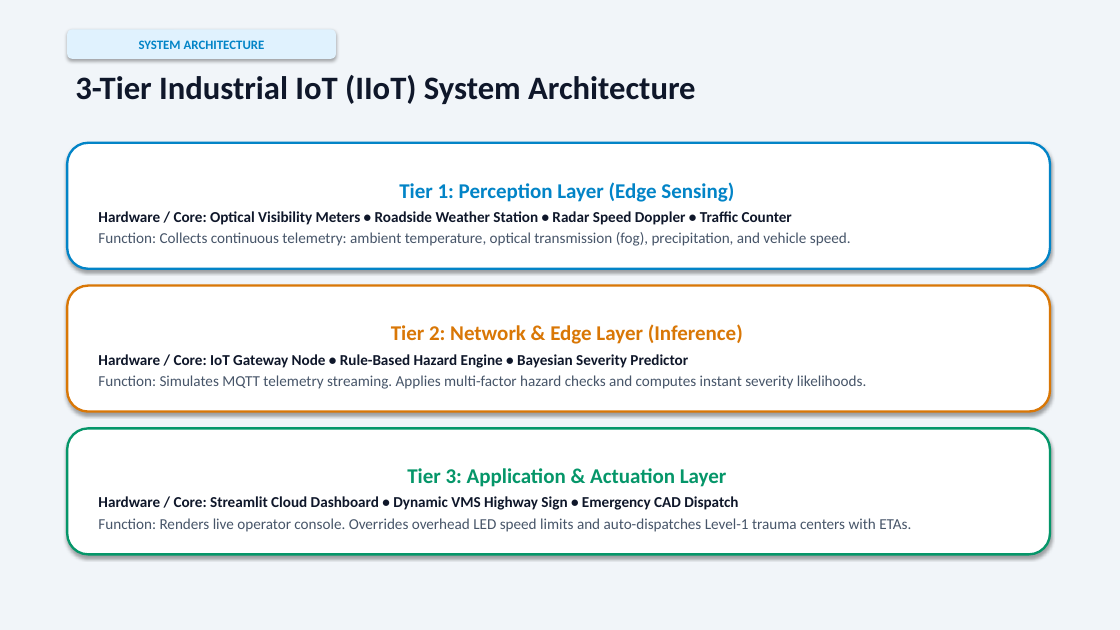
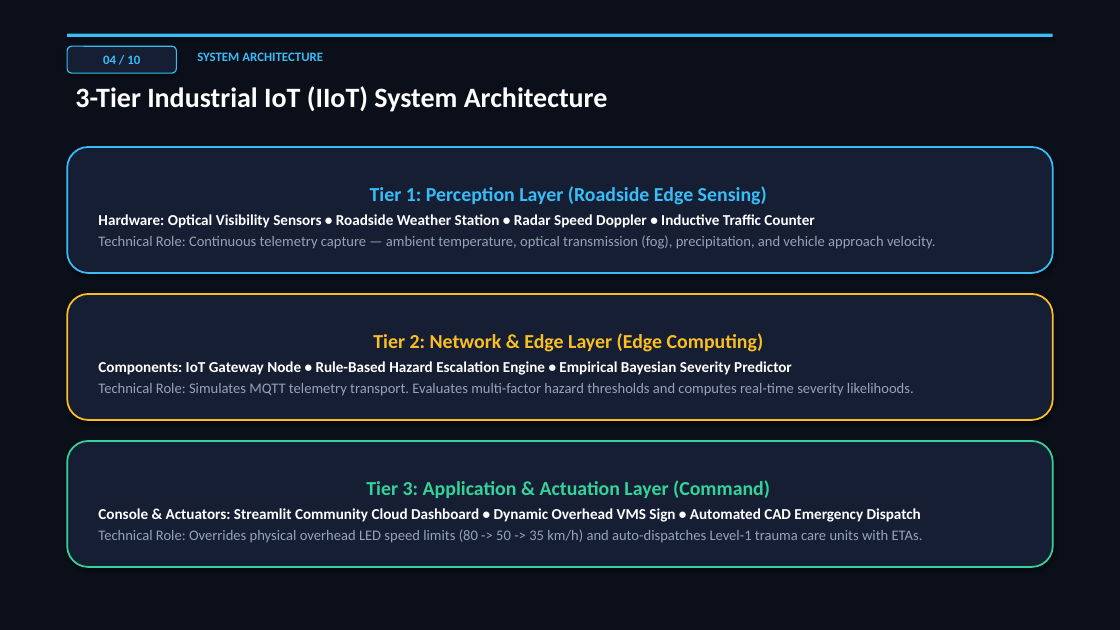
Before and after one commit to igris-bit/Road-Accident-Pattern-Analysis, a slide deck: slide 4 of docs/presentation/Road_Accident_Pattern_Analysis_Presentation.pptx. Drawn at 1120x630 pixels with LibreOffice and Linux fonts; fonts in the diff are those of the drawing. Boxes give left, top, right and bottom in pixels: in the first picture for what was removed or moved away, otherwise in the second. Text is boxed around its words. In the diff, an @@ line names an element or a change of style, - is before the commit and + after.

Commit message:
Redesign PPTX with modern deep obsidian tech theme, strict mathematical alignment, and high-visibility typography

```diff
--- a/docs/presentation/Road_Accident_Pattern_Analysis_Presentation.pptx
+++ b/docs/presentation/Road_Accident_Pattern_Analysis_Presentation.pptx
@@ rectangle at (x1=0, y1=0, x2=1120, y2=630): fill #F1F5F9 to #0B0F19 @@
@@ rectangle added at (x1=67, y1=34, x2=1053, y2=37), fill #38BDF8 @@
@@ rounded rectangle added at (x1=67, y1=46, x2=176, y2=73), fill #151E32, outline #38BDF8 1 pt, 11 pt, text #38BDF8, bold @@
+04 / 10
@@ text "SYSTEM ARCHITECTURE" moved from (x1=67, y1=29, x2=336, y2=59) to (x1=197, y1=52, x2=323, y2=61) @@
@@ text "SYSTEM ARCHITECTURE" at (x1=197, y1=52, x2=323, y2=61): text colour #0284C7 to #38BDF8; alignment centre to left; vertical alignment middle to top; fill #E0F2FE to none; shadow off @@
@@ text "3-Tier Industrial IoT (IIoT) System ..." moved from (x1=75, y1=75, x2=696, y2=104) to (x1=75, y1=86, x2=608, y2=112) @@
@@ text "3-Tier Industrial IoT (IIoT) System ..." at (x1=75, y1=86, x2=608, y2=112): size 28 to 24 pt, text colour #0F172A to #FFFFFF @@
@@ rounded rectangle "Tier 1: Perception Layer (Roadside ..." moved from (x1=67, y1=143, x2=1050, y2=269) to (x1=67, y1=147, x2=1053, y2=273) @@
@@ rounded rectangle "Tier 1: Perception Layer (Roadside ..." at (x1=67, y1=147, x2=1053, y2=273): fill #FFFFFF to #151E32; outline #0284C7 2 pt to #38BDF8 1.5 pt @@
@@ text in rounded rectangle at (x1=98, y1=186, x2=935, y2=249): text changed; size 13 to 12.5 pt; text colour #475569 to #94A3B8 @@
-Tier 1: Perception Layer (Edge Sensing)
-Hardware / Core: Optical Visibility Meters • Roadside Weather Station • Radar Speed Doppler • Traffic Counter
-Function: Collects continuous telemetry: ambient temperature, optical transmission (fog), precipitation, and vehicle speed.
+Tier 1: Perception Layer (Roadside Edge Sensing)
+Hardware: Optical Visibility Sensors • Roadside Weather Station • Radar Speed Doppler • Inductive Traffic Counter
+Technical Role: Continuous telemetry capture — ambient temperature, optical transmission (fog), precipitation, and vehicle approach velocity.
@@ rounded rectangle "Tier 2: Network & Edge ..." moved from (x1=67, y1=286, x2=1050, y2=412) to (x1=67, y1=294, x2=1053, y2=420) @@
@@ rounded rectangle "Tier 2: Network & Edge ..." at (x1=67, y1=294, x2=1053, y2=420): fill #FFFFFF to #151E32; outline #D97706 2 pt to #FBBF24 1.5 pt @@
@@ text in rounded rectangle at (x1=98, y1=333, x2=914, y2=396): text changed; size 13 to 12.5 pt; text colour #475569 to #94A3B8 @@
-Tier 2: Network & Edge Layer (Inference)
-Hardware / Core: IoT Gateway Node • Rule-Based Hazard Engine • Bayesian Severity Predictor
-Function: Simulates MQTT telemetry streaming. Applies multi-factor hazard checks and computes instant severity likelihoods.
+Tier 2: Network & Edge Layer (Edge Computing)
+Components: IoT Gateway Node • Rule-Based Hazard Escalation Engine • Empirical Bayesian Severity Predictor
+Technical Role: Simulates MQTT telemetry transport. Evaluates multi-factor hazard thresholds and computes real-time severity likelihoods.
@@ rounded rectangle "Tier 3: Application & Actuation ..." moved from (x1=67, y1=429, x2=1050, y2=555) to (x1=67, y1=441, x2=1053, y2=567) @@
@@ rounded rectangle "Tier 3: Application & Actuation ..." at (x1=67, y1=441, x2=1053, y2=567): fill #FFFFFF to #151E32; outline #059669 2 pt to #34D399 1.5 pt @@
@@ text in rounded rectangle at (x1=98, y1=480, x2=923, y2=543): text changed; size 13 to 12.5 pt; text colour #475569 to #94A3B8; bold on @@
-Tier 3: Application & Actuation Layer
-Hardware / Core: Streamlit Cloud Dashboard • Dynamic VMS Highway Sign • Emergency CAD Dispatch
-Function: Renders live operator console. Overrides overhead LED speed limits and auto-dispatches Level-1 trauma centers with ETAs.
+Tier 3: Application & Actuation Layer (Command)
+Console & Actuators: Streamlit Community Cloud Dashboard • Dynamic Overhead VMS Sign • Automated CAD Emergency Dispatch
+Technical Role: Overrides physical overhead LED speed limits (80 -> 50 -> 35 km/h) and auto-dispatches Level-1 trauma care units with ETAs.
```
Also in this commit, not shown: 9 other slides changed.
